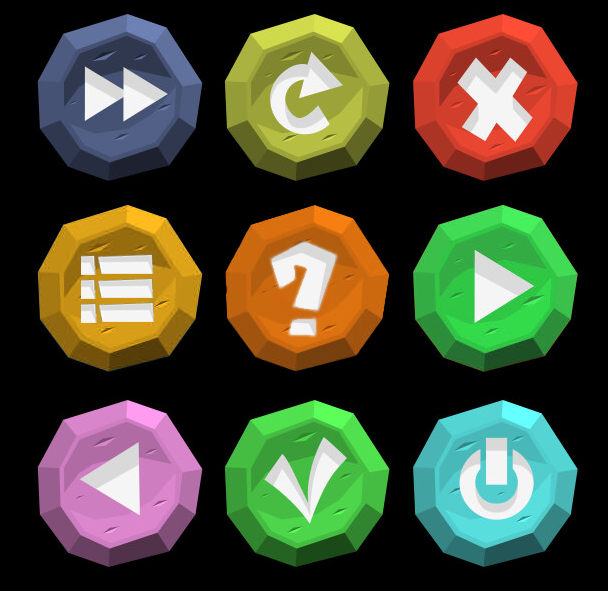
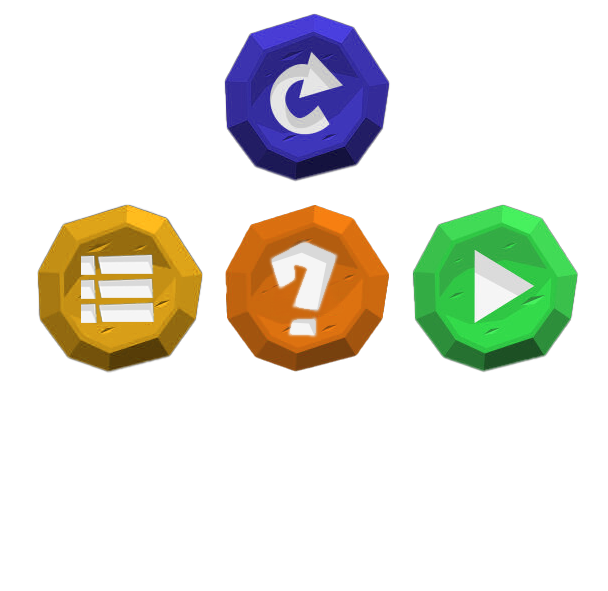
Layer changes from the first (608, 591) image to the second:
added layer "Calque 14" above "Calque 1" over [223,12,391,183]
hid "Calque 1" over [0,0,608,591]
